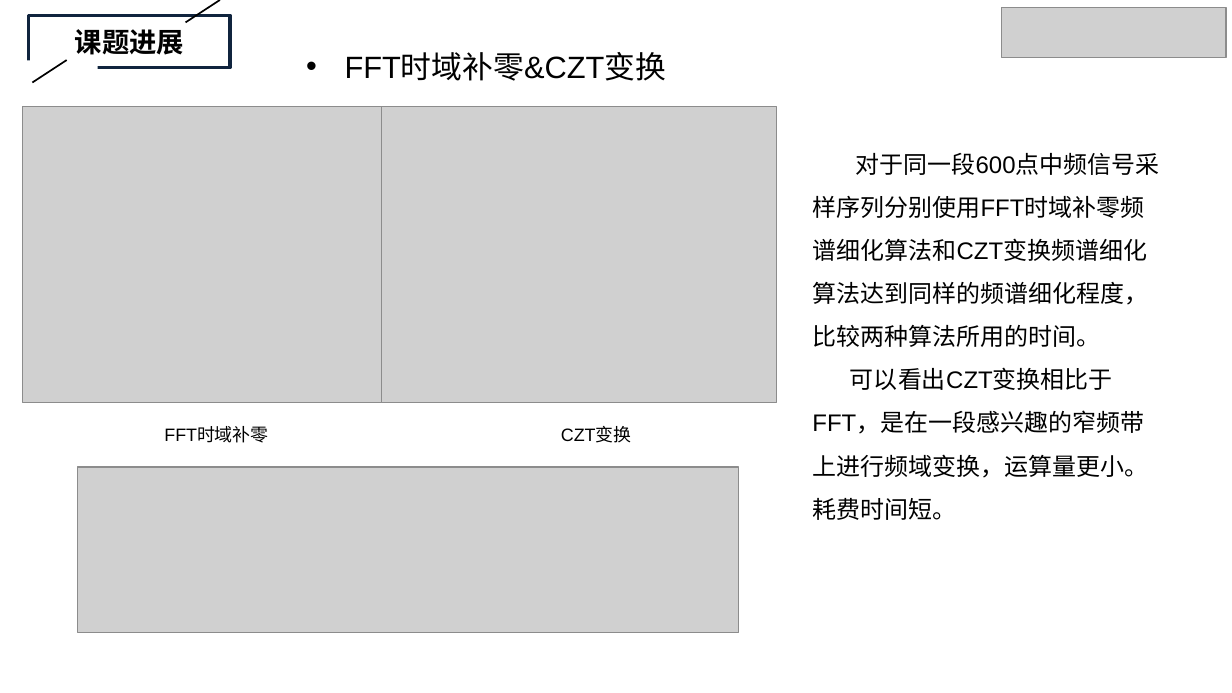
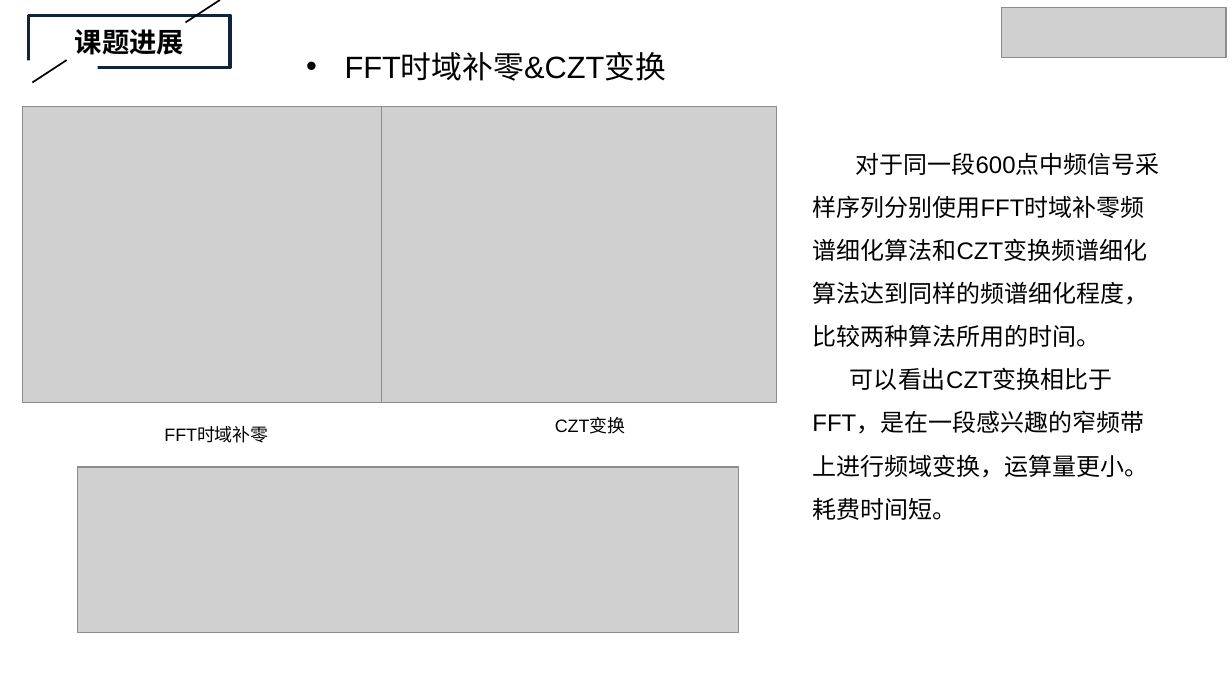
Before and after one commit to HIT-zhangrun/graduatedesign, a slide deck: slide 7 of file/中期/开题答辩张润.pptx. Drawn at 1232x693 pixels with LibreOffice and Linux fonts; fonts in the diff are those of the drawing; grey boxes stand for pictures. Boxes give left, top, right and bottom in pixels: in the first picture for what was removed or moved away, otherwise in the second. Text is boxed around its words. In the diff, an @@ line names an element or a change of style, - is before the commit and + after.

Commit message:
修改中期PPT

```diff
--- a/file/中期/开题答辩张润.pptx
+++ b/file/中期/开题答辩张润.pptx
@@ text "CZT变换": place and size @@
-text "CZT变换" at box(561, 427, 631, 443)
+text "CZT变换" at box(555, 418, 625, 434)
```
